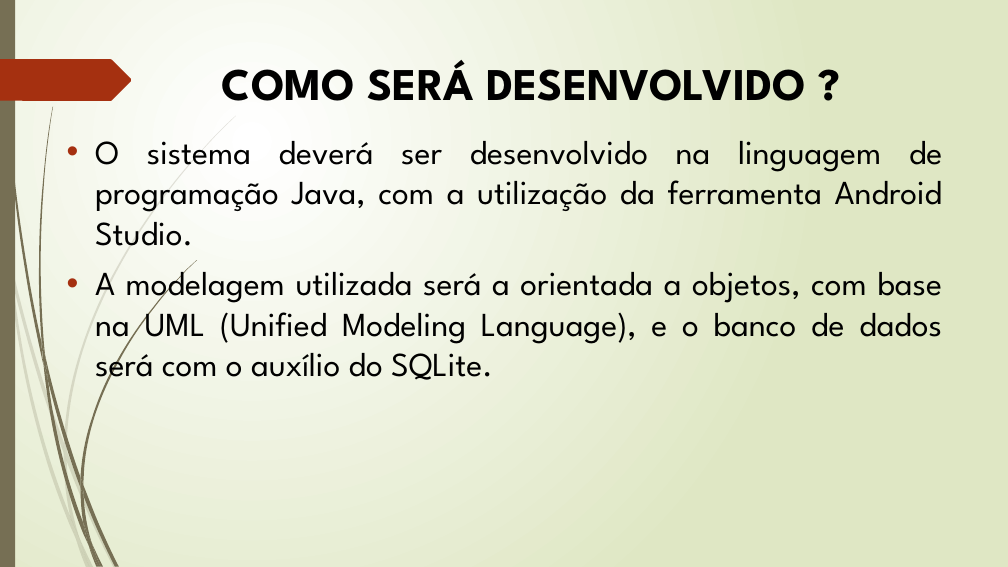
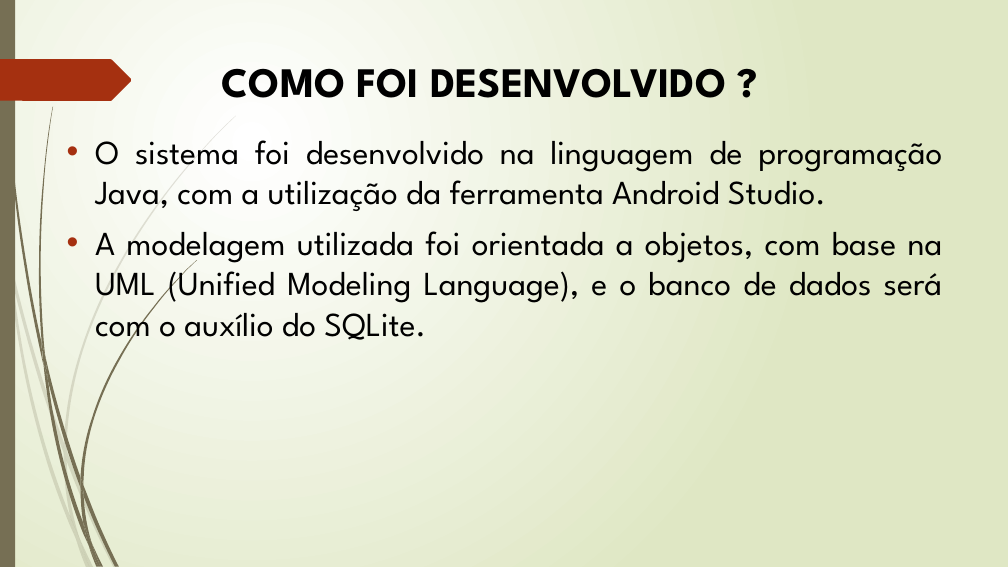
Before and after one commit to FBertanha/Lista-De-Compras, a slide deck: slide 4 of APLICATIVO PARA GERENCIAMENTO DE LISTA DE COMPRAS.pptx. Drawn at 1008x567 pixels with LibreOffice and Linux fonts; fonts in the diff are those of the drawing. Boxes give left, top, right and bottom in pixels: in the first picture for what was removed or moved away, otherwise in the second. Text is boxed around its words. In the diff, an @@ line names an element or a change of style, - is before the commit and + after.

```diff
--- a/APLICATIVO PARA GERENCIAMENTO DE LISTA DE COMPRAS.pptx
+++ b/APLICATIVO PARA GERENCIAMENTO DE LISTA DE COMPRAS.pptx
@@ title at (x1=222, y1=68, x2=726, y2=98): text changed; size 43.2 to 40 pt @@
-COMO SERÁ DESENVOLVIDO ?
+COMO FOI DESENVOLVIDO ?
@@ text at (x1=95, y1=140, x2=943, y2=347): text changed @@
-• O sistema deverá ser desenvolvido na linguagem de programação Java, com a utilização da ferramenta Android Studio.
-• A modelagem utilizada será a orientada a objetos, com base na UML (Unified Modeling Language), e o banco de dados será com o auxílio do SQLite.
+• O sistema foi desenvolvido na linguagem de programação Java, com a utilização da ferramenta Android Studio.
+• A modelagem utilizada foi orientada a objetos, com base na UML (Unified Modeling Language), e o banco de dados será com o auxílio do SQLite.
```
Also in this commit, not shown: 8 other slides changed, 1 slide added.
